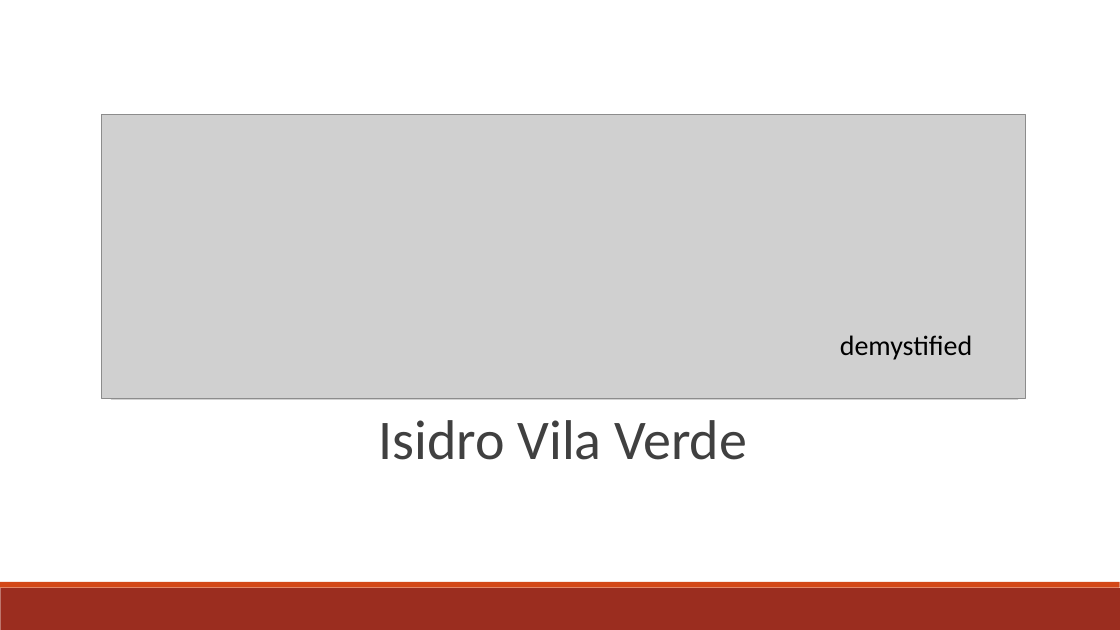
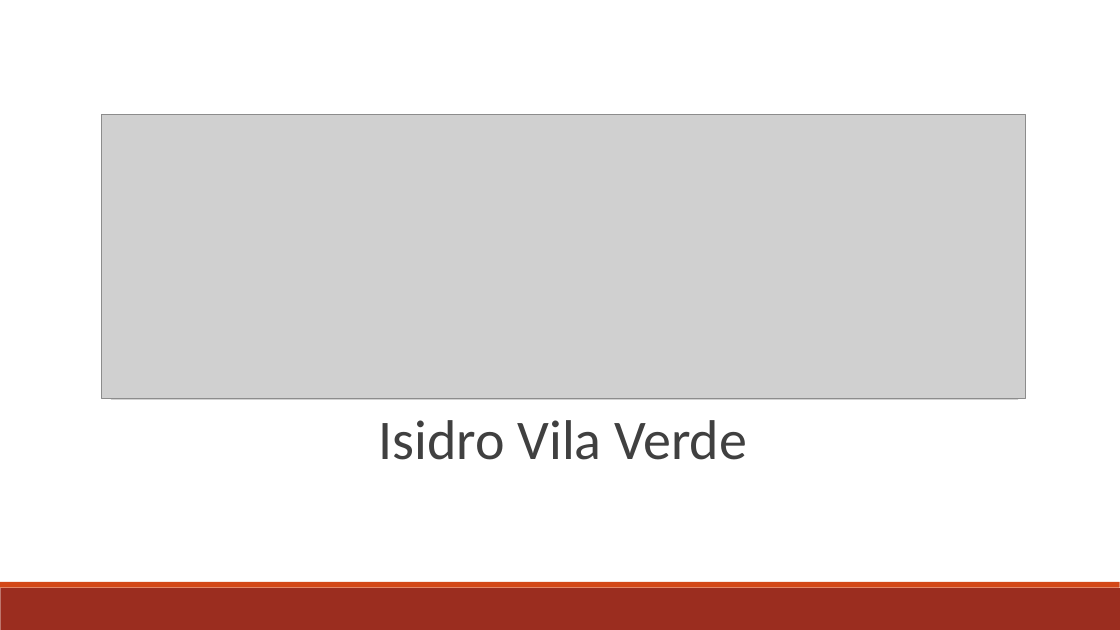
Before and after one commit to jvverde/demo-angular, a slide deck: slide 1 of docs/AngularJS.odp. Drawn at 1120x630 pixels with LibreOffice and Linux fonts; fonts in the diff are those of the drawing; grey boxes stand for pictures. Boxes give left, top, right and bottom in pixels: in the first picture for what was removed or moved away, otherwise in the second. Text is boxed around its words. In the diff, an @@ line names an element or a change of style, - is before the commit and + after.

```diff
--- a/docs/AngularJS.odp
+++ b/docs/AngularJS.odp
@@ text removed at box(840, 335, 973, 360) @@
-demystified
```
Also in this commit, not shown: 4 other slides changed, 6 slides added, 1 other file.
